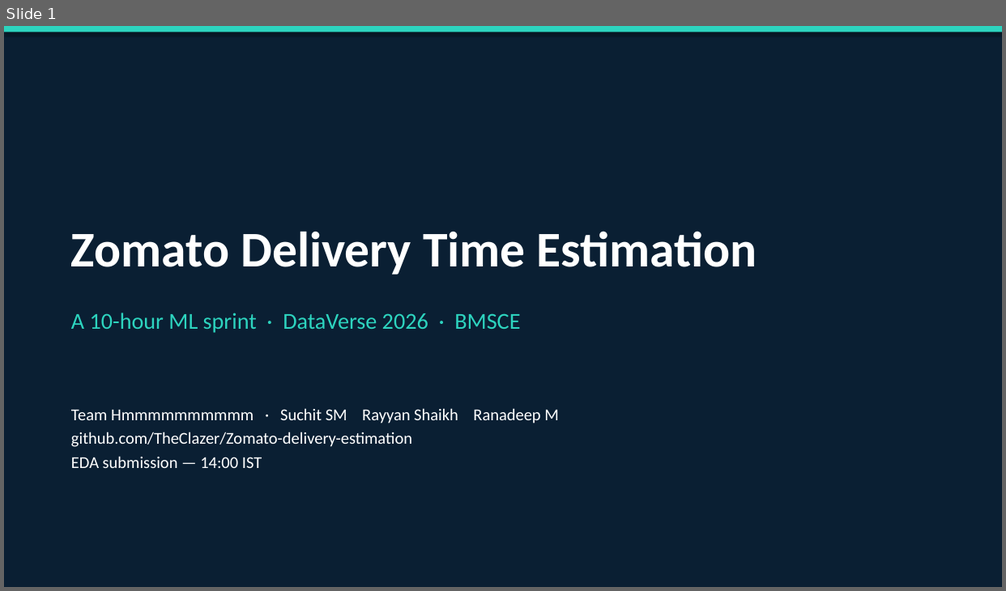
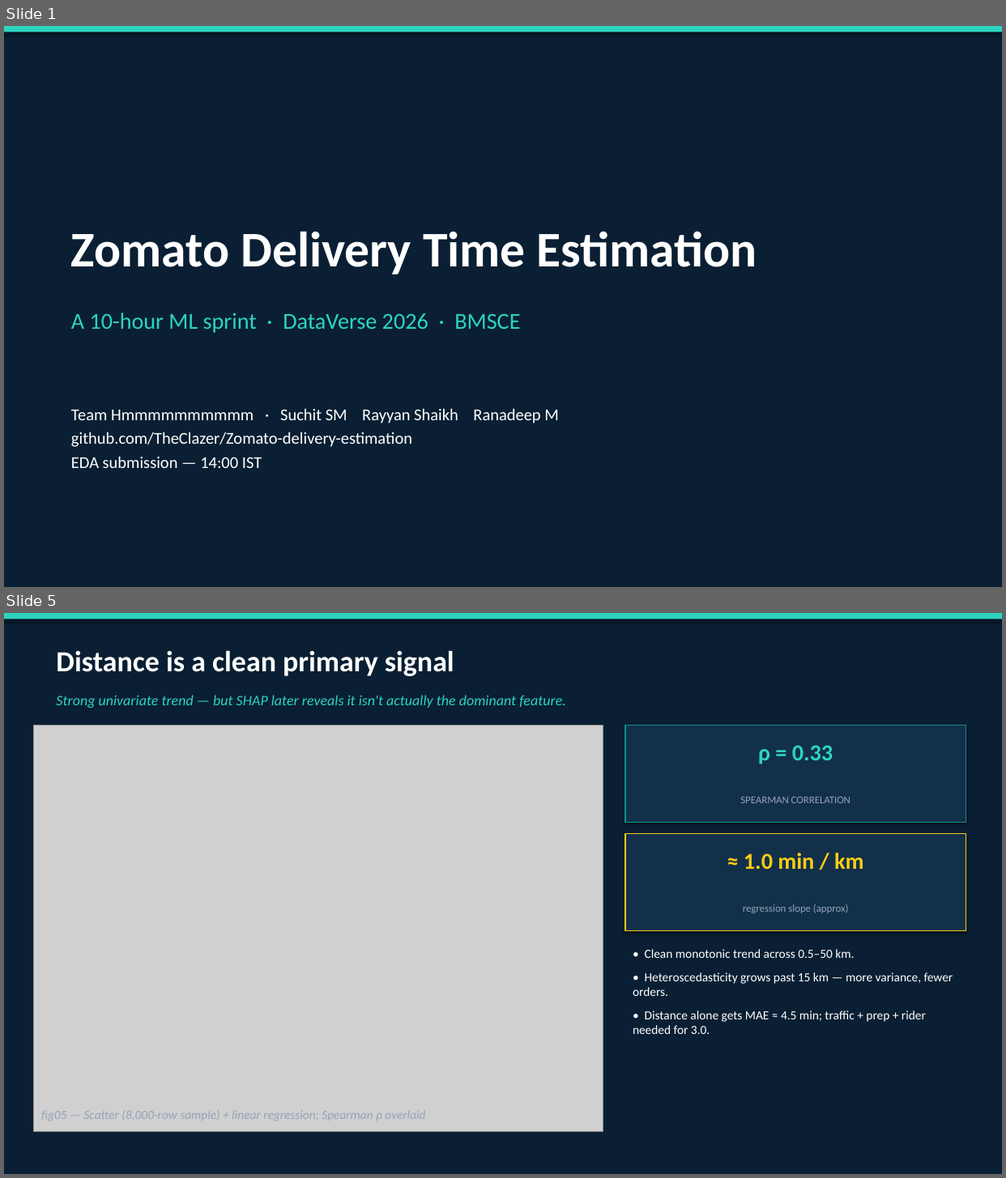
Before and after one commit to TheClazer/Zomato-delivery-estimation, a slide deck: reports/eda_2pm.pptx. Shown one above the other, each under a label of ours: slide 1 before the commit, slides 1 and 5 after it; the slides between them are not shown. The pictures are 1006x591 and 1006x1178 pixels, drawn with LibreOffice and Linux fonts; fonts in the diff are those of the drawing; grey boxes stand for pictures. Boxes give left, top, right and bottom in pixels: in the first picture for what was removed or moved away, otherwise in the second. Text is boxed around its words. In the diff, an @@ line names an element or a change of style, - is before the commit and + after.

```diff
--- a/reports/eda_2pm.pptx
+++ b/reports/eda_2pm.pptx
@@ slide 5 added at [4,613,1002,1174], background #FFFFFF @@
@@ rectangle added at [4,613,1002,1174], fill #0A1F33 @@
@@ rectangle added at [4,613,1002,619], fill #2DD4BF @@
@@ text added at [56,650,454,676], 28 pt, text #FFFFFF, bold @@
+Distance is a clean primary signal
@@ text added at [56,695,566,708], 14 pt, text #2DD4BF, italic @@
+Strong univariate trend — but SHAP later reveals it isn't actually the dominant feature.
@@ picture added at [34,726,603,1132] @@
@@ rectangle added at [625,726,966,823], fill #12304A, outline #0D9488 1 pt @@
@@ text added at [758,745,833,764], 22 pt, text #2DD4BF, bold @@
+ρ = 0.33
@@ text added at [740,797,850,803], 10 pt, text #94A3B8 @@
+SPEARMAN CORRELATION
@@ rectangle added at [625,834,966,931], fill #12304A, outline #FACC15 1 pt @@
@@ text added at [744,853,863,869], 22 pt, text #FACC15, bold @@
+≈ 1.0 min / km
@@ text added at [743,905,849,914], 10 pt, text #94A3B8 @@
+regression slope (approx)
@@ text added at [633,949,953,1034], 12 pt, text #FFFFFF @@
+• Clean monotonic trend across 0.5–50 km.
+• Heteroscedasticity grows past 15 km — more variance, fewer orders.
+• Distance alone gets MAE ≈ 4.5 min; traffic + prep + rider needed for 3.0.
@@ text added at [41,1110,425,1121], 12 pt, text #94A3B8, italic @@
+fig05 — Scatter (8,000-row sample) + linear regression; Spearman ρ overlaid
```
Also in this commit, not shown: 8 slides changed, 1 slide removed, 5 other files.
